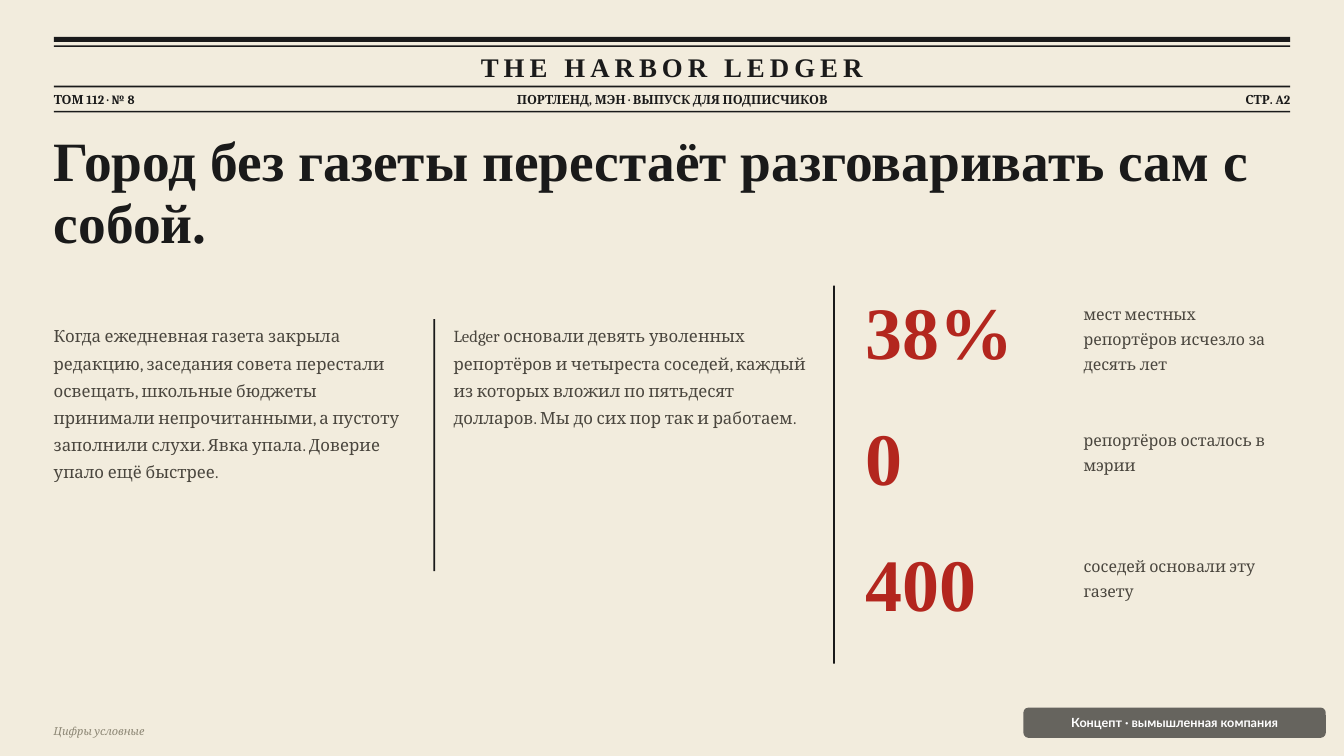
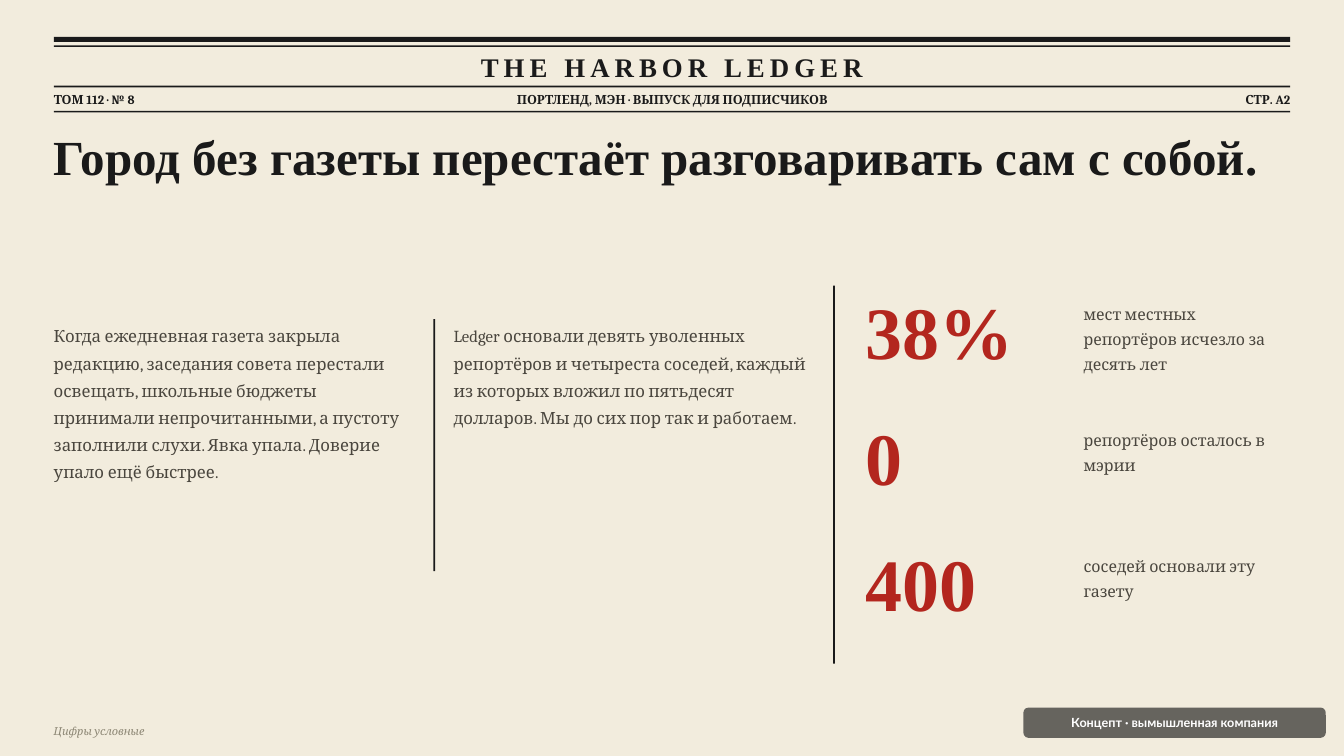
Before and after one commit to nikitakustov123/education-decks, a slide deck: slide 2 of ru/pptx/10-harbor-ledger.pptx. Drawn at 1344x756 pixels with LibreOffice and Linux fonts; fonts in the diff are those of the drawing. Boxes give left, top, right and bottom in pixels: in the first picture for what was removed or moved away, otherwise in the second. Text is boxed around its words. In the diff, an @@ line names an element or a change of style, - is before the commit and + after.

```diff
--- a/ru/pptx/10-harbor-ledger.pptx
+++ b/ru/pptx/10-harbor-ledger.pptx
@@ text "Город без газеты перестаёт разговаривать ..." at (54, 140, 1257, 185): size 39.6 to 35 pt @@
```
Also in this commit, not shown: 2 other slides changed, 9 other files.
